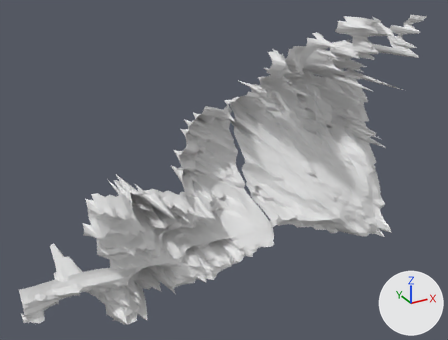
The glTF model test_data/2026-07-10/processed/da26e0c8-a38c-53e1-ac77-adcbe8fd8d3a/mesh.glb: old version first, new version second.
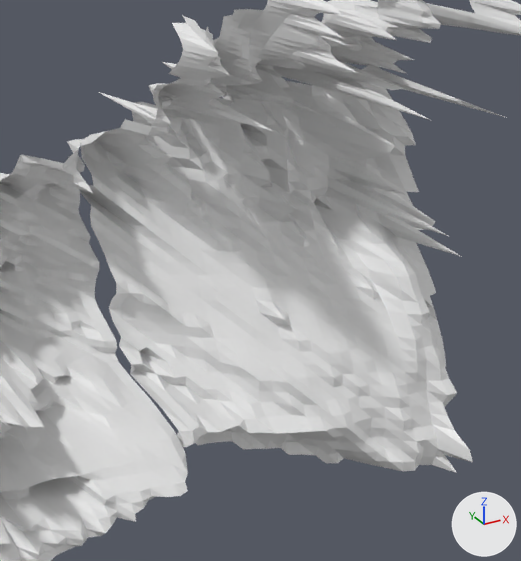
There are two pictures of each version: one whole from a 50 mm camera at (-11.0, -81.6, 85.4) aimed at (42.0, 14.9, 37.2), one close up on the part from 44% to 92% of the width and 12% to 80% of the height. The axes (+X, +Y, +Z) are drawn at lower right. The lights are the same throughout. The older version's two pictures come first. Where no turn or scale is listed for an object, it has been applied to the vertices.

Objects in the first close-up: 'geometry_0'.
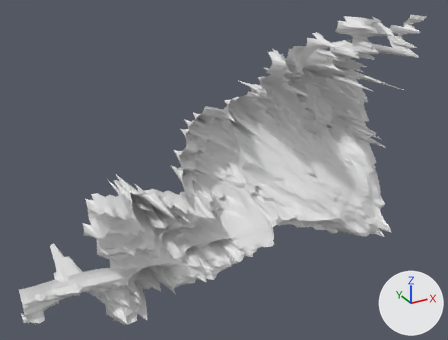
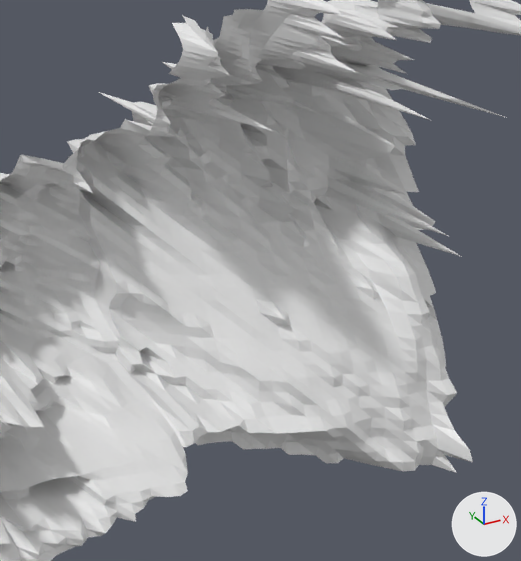
What differs and where, as boxes [x1, y1, x2, y2] in the close-ups (521 x 561 px):
```json
{"part": 1, "of": "me_geometry_0", "change": "added", "after": [78, 63, 507, 447]}
```

Scene script edits in JSON lines:
```json
{"block": "me_geometry_0", "where": "# used by ob_geometry_0; location = (0.0, 0.0, 0.0)"}
{"op": "remove", "block": "me_geometry_0", "code": "me_geometry_0.from_pydata(...)  # 3395 vertices, 6217 faces; spans x 0.4..82.6, y 0.8..32.8, z 16.3..64.5"}
{"op": "add", "block": "me_geometry_0", "code": "me_geometry_0.from_pydata(...)  # 3524 vertices, 6471 faces; spans x 0.4..82.6, y 0.8..32.8, z 16.3..64.5"}
{"block": "me_geometry_0", "change": "me_geometry_0 part 1"}
{"block": "me_geometry_0", "change": "129 vertices are added at x 50.0..82.1, y 8.8..31.0, z 23.4..50.0"}
{"block": "me_geometry_0", "change": "254 new faces join them"}
```
